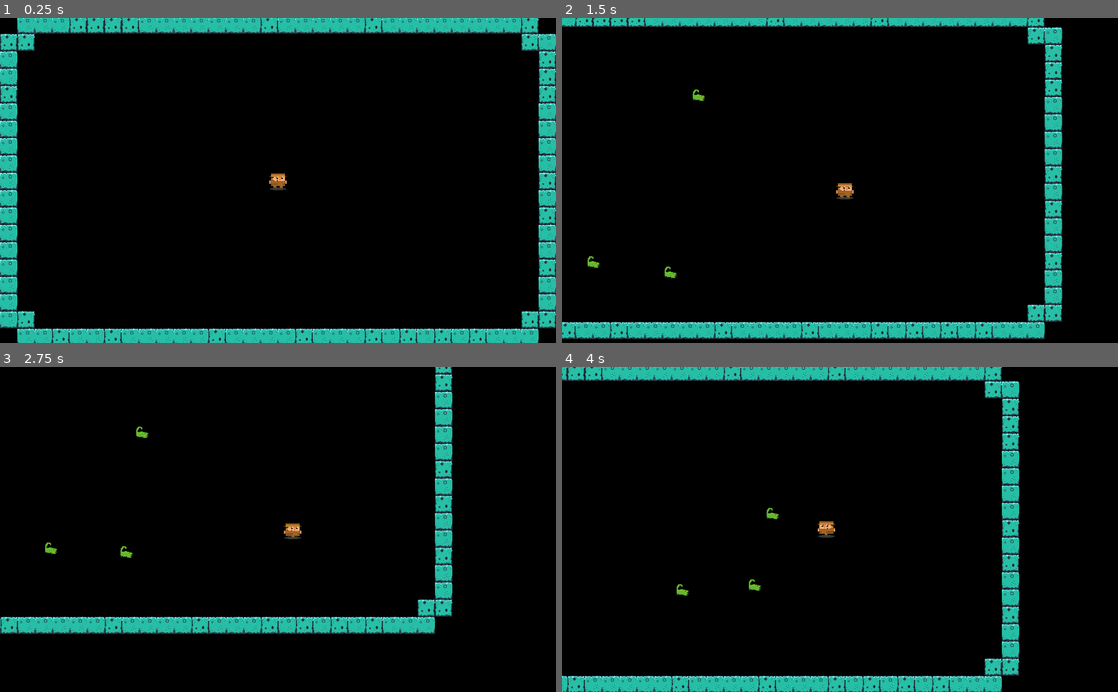
Above: before the commit, frames 1-4 (two rows, left to right).
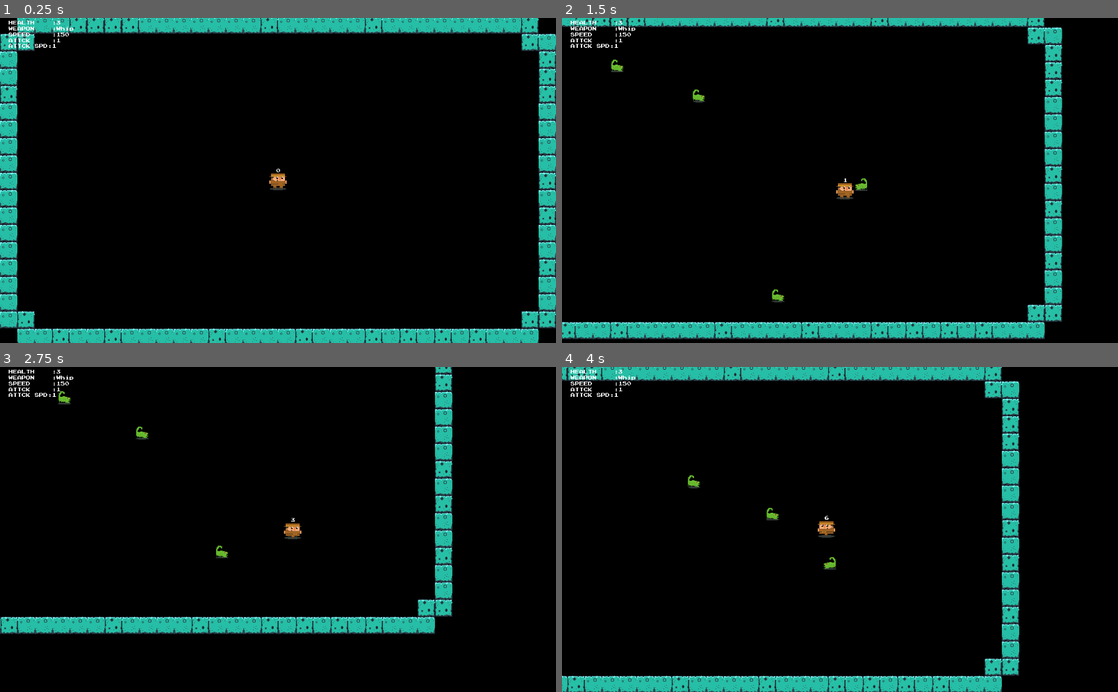
Above: after the commit, the same moments.

Repository: mcerdeira/curse-of-the-rogue
Game: Godot game, scene res://scenes/Main.tscn
Two runs of this game, one before a commit and one after it. Both use one fixed random seed, a clock stepped at 60 frames per second and the inputs below.
Inputs (mouse positions are in pixels of both pictures, inside the frame that each line leads up to):
- Up to frame 1 (0.25 s): no input
- Up to frame 2 (1.5 s): move the mouse to (962, 164) at 0.52 s; press the mouse at (962, 164) at 0.53 s; hold D (right) 0.53-1.28 s; move the mouse to (728, 196) at 1.27 s; release the mouse at (728, 196) at 1.28 s; hold S (down) from 1.28 s (still down); right-click (728, 196) at 1.35 s
- Up to frame 3 (2.75 s): move the mouse to (333, 458) at 2.02 s; release S (down) at 2.03 s; press the mouse at (333, 458) at 2.03 s; hold D (right) from 2.03 s (still down)
- Up to frame 4 (4 s): move the mouse to (812, 594) at 2.77 s; release D (right) at 2.78 s; release the mouse at (812, 594) at 2.78 s; hold W (up) 2.78-3.53 s; right-click (812, 594) at 2.85 s; move the mouse to (1006, 578) at 3.52 s; press the mouse at (1006, 578) at 3.53 s; hold A (left) from 3.53 s (still down)

The runs differ from the first frame. In frame 1, 0.3% of the frame differs, in the area x 1-51%, y 0-48%; in frame 2, 0.6%, in the area x 1-55%, y 0-88%; in frame 3, 0.5%; in frame 4, 0.5%.

Commit message:
HUD and stats and coso

Diff:
--- a/src/scenes/Enemy.gd
+++ b/src/scenes/Enemy.gd
@@ -6,11 +6,13 @@
 var player_chase = null
 
 func _ready():
+	$shadow.visible = false
 	$sprite.animation = "sign"
 	$area.add_to_group("enemies")
 
 func _physics_process(delta):
 	if !iamasign:
+		$shadow.visible = true
 		find_player()
 		enemy_behaviour()
 	else:
--- a/src/scenes/Enemy.tscn
+++ b/src/scenes/Enemy.tscn
@@ -6,6 +6,7 @@
 [ext_resource path="res://sprites/scorpion_spr_2.png" type="Texture" id=4]
 [ext_resource path="res://sprites/warning_sign1.png" type="Texture" id=5]
 [ext_resource path="res://sprites/warning_sign2.png" type="Texture" id=6]
+[ext_resource path="res://sprites/player_shadow.png" type="Texture" id=7]
 
 [sub_resource type="RectangleShape2D" id=1]
 
@@ -30,8 +31,12 @@
 [node name="collider" type="CollisionShape2D" parent="area"]
 shape = SubResource( 1 )
 
+[node name="shadow" type="Sprite" parent="."]
+position = Vector2( 0, 11 )
+scale = Vector2( 0.75, 0.7 )
+texture = ExtResource( 7 )
+
 [node name="sprite" type="AnimatedSprite" parent="."]
 frames = SubResource( 2 )
-animation = "sign"
-frame = 1
+animation = "scorpion"
 playing = true
--- /dev/null
+++ b/src/scenes/HUD.gd
@@ -0,0 +1,8 @@
+extends Node2D
+
+func _physics_process(delta):
+	$hud_weapon.text = str("WEAPON    :") + Global.primary_wheapon
+	$hud_health.text = str("HEALTH    :") + str(Global.health)
+	$hud_speed.text =  str("SPEED     :") + str(Global.speed)
+	$hud_attack.text = str("ATTCK     :") + str(Global.attack)
+	$hud_melee_speed.text = str("ATTCK SPD:") + str(Global.attack_rate)
--- a/src/scenes/Main.tscn
+++ b/src/scenes/Main.tscn
@@ -1,10 +1,56 @@
-[gd_scene load_steps=4 format=2]
+[gd_scene load_steps=7 format=2]
 
 [ext_resource path="res://scenes/Player.tscn" type="PackedScene" id=1]
 [ext_resource path="res://scenes/Wall.tscn" type="PackedScene" id=2]
+[ext_resource path="res://fonts/prstartk.ttf" type="DynamicFontData" id=3]
 [ext_resource path="res://scenes/EnemySpawn.tscn" type="PackedScene" id=4]
+[ext_resource path="res://scenes/HUD.gd" type="Script" id=5]
+
+[sub_resource type="DynamicFont" id=1]
+size = 8
+font_data = ExtResource( 3 )
 
 [node name="Main" type="Node2D"]
+
+[node name="CanvasLayer" type="CanvasLayer" parent="."]
+
+[node name="HUD" type="Node2D" parent="CanvasLayer"]
+position = Vector2( 16, 16 )
+script = ExtResource( 5 )
+
+[node name="hud_weapon" type="Label" parent="CanvasLayer/HUD"]
+margin_right = 96.0
+margin_bottom = 8.0
+custom_fonts/font = SubResource( 1 )
+text = "WEAPON : "
+
+[node name="hud_health" type="Label" parent="CanvasLayer/HUD"]
+margin_top = -11.0
+margin_right = 96.0
+margin_bottom = -3.0
+custom_fonts/font = SubResource( 1 )
+text = "HEALTH : "
+
+[node name="hud_speed" type="Label" parent="CanvasLayer/HUD"]
+margin_top = 11.0
+margin_right = 96.0
+margin_bottom = 19.0
+custom_fonts/font = SubResource( 1 )
+text = "SPEED  : "
+
+[node name="hud_attack" type="Label" parent="CanvasLayer/HUD"]
+margin_top = 22.0
+margin_right = 96.0
+margin_bottom = 30.0
+custom_fonts/font = SubResource( 1 )
+text = "ATTACK : "
+
+[node name="hud_melee_speed" type="Label" parent="CanvasLayer/HUD"]
+margin_top = 32.0
+margin_right = 96.0
+margin_bottom = 40.0
+custom_fonts/font = SubResource( 1 )
+text = "ATT SPD: "
 
 [node name="Player" parent="." instance=ExtResource( 1 )]
 position = Vector2( 512, 303 )
@@ -14,7 +60,7 @@
 [node name="EnemySpawn" parent="." instance=ExtResource( 4 )]
 
 [node name="pos0" type="Position2D" parent="EnemySpawn"]
-position = Vector2( 537, 490 )
+position = Vector2( 496, 536 )
 
 [node name="pos1" type="Position2D" parent="EnemySpawn"]
 position = Vector2( 147, 286 )
@@ -47,10 +93,46 @@
 position = Vector2( 357, 346 )
 
 [node name="pos11" type="Position2D" parent="EnemySpawn"]
-position = Vector2( 714, 302 )
+position = Vector2( 776, 232 )
 
 [node name="pos12" type="Position2D" parent="EnemySpawn"]
 position = Vector2( 294, 490 )
 
 [node name="pos13" type="Position2D" parent="EnemySpawn"]
 position = Vector2( 697, 459 )
+
+[node name="pos14" type="Position2D" parent="EnemySpawn"]
+position = Vector2( 664, 320 )
+
+[node name="pos15" type="Position2D" parent="EnemySpawn"]
+position = Vector2( 232, 368 )
+
+[node name="pos16" type="Position2D" parent="EnemySpawn"]
+position = Vector2( 504, 176 )
+
+[node name="pos17" type="Position2D" parent="EnemySpawn"]
+position = Vector2( 520, 424 )
+
+[node name="pos18" type="Position2D" parent="EnemySpawn"]
+position = Vector2( 136, 168 )
+
+[node name="pos19" type="Position2D" parent="EnemySpawn"]
+position = Vector2( 920, 352 )
+
+[node name="pos20" type="Position2D" parent="EnemySpawn"]
+position = Vector2( 816, 536 )
+
+[node name="pos21" type="Position2D" parent="EnemySpawn"]
+position = Vector2( 240, 232 )
+
+[node name="pos22" type="Position2D" parent="EnemySpawn"]
+position = Vector2( 312, 80 )
+
+[node name="pos23" type="Position2D" parent="EnemySpawn"]
+position = Vector2( 784, 368 )
+
+[node name="pos24" type="Position2D" parent="EnemySpawn"]
+position = Vector2( 720, 64 )
+
+[node name="pos25" type="Position2D" parent="EnemySpawn"]
+position = Vector2( 624, 520 )
--- a/src/scenes/Player.gd
+++ b/src/scenes/Player.gd
@@ -1,18 +1,25 @@
 extends KinematicBody2D
 var movement = Vector2.ZERO
-var life = 3
+var health = 3
 var speed = 150
-var melee_rate_total = 0.7
+var melee_rate_total = 1
 var melee_rate = 0
+var attack = 1
 var whip_inst = null
 var whip = preload("res://scenes/Whip.tscn")
-var primary_wheapon = ""
+var primary_wheapon = "Whip"
 var secondary_wheapon = ""
 
 func _ready():
 	add_to_group("players")
 
 func _physics_process(delta):
+	Global.primary_wheapon = primary_wheapon
+	Global.attack_rate = melee_rate_total
+	Global.attack = attack
+	Global.speed = speed
+	Global.health = health
+
 	var left = Input.is_action_pressed("left")
 	var right = Input.is_action_pressed("right")
 	var down = Input.is_action_pressed("down")
@@ -20,8 +27,11 @@
 	var action1 = Input.is_action_pressed("action1")
 	var action2 = Input.is_action_pressed("action2")
 
+	$lbl_melee.text = str(round(melee_rate * 10))
+
 	if melee_rate >= 0:
 		melee_rate -= 1 * delta
+		melee_rate = max(0, melee_rate)
 
 	var move = (left or right or up or down)
 
--- a/src/scenes/Player.tscn
+++ b/src/scenes/Player.tscn
@@ -10,6 +10,7 @@
 [ext_resource path="res://sprites/playerback_spr_3.png" type="Texture" id=8]
 [ext_resource path="res://sprites/playerback_spr_0.png" type="Texture" id=9]
 [ext_resource path="res://sprites/player_shadow.png" type="Texture" id=10]
+[ext_resource path="res://fonts/prstartk.ttf" type="DynamicFontData" id=11]
 
 [sub_resource type="RectangleShape2D" id=1]
 
@@ -26,6 +27,10 @@
 "speed": 5.0
 } ]
 
+[sub_resource type="DynamicFont" id=3]
+size = 8
+font_data = ExtResource( 11 )
+
 [node name="Player" type="KinematicBody2D"]
 script = ExtResource( 4 )
 
@@ -38,9 +43,18 @@
 
 [node name="sprite" type="AnimatedSprite" parent="."]
 frames = SubResource( 2 )
-frame = 3
+frame = 1
 playing = true
 
 [node name="Camera2D" type="Camera2D" parent="."]
 current = true
 smoothing_enabled = true
+
+[node name="lbl_melee" type="Label" parent="."]
+margin_left = -7.0
+margin_top = -22.0
+margin_right = 9.0
+margin_bottom = -14.0
+custom_fonts/font = SubResource( 3 )
+text = "00"
+align = 1
--- a/src/scenes/Whip.gd
+++ b/src/scenes/Whip.gd
@@ -1,4 +1,5 @@
 extends Area2D
+var hit = false
 
 func _ready():
 	$sprite.speed_scale = 4
@@ -8,5 +9,6 @@
 	queue_free()
 
 func _on_Whip_area_entered(area):
-	if area.is_in_group("enemies"):
+	if !hit and area.is_in_group("enemies"):
+		hit = true
 		area.get_parent().hit()
--- a/src/scripts/Global.gd
+++ b/src/scripts/Global.gd
@@ -7,6 +7,12 @@
 
 var FLOOR_WAVES = [-1, 1, 1, 2, 2, 3, 3, 4]
 var FLOOR_ROOMS = [-1, 2, 3, 4, 5, 6, 6, 7]
+
+var primary_wheapon = ""
+var attack_rate = 0
+var attack = 0
+var speed = 0
+var health = 0
 
 var BOSS_HEADS = {
 	"Pig" : {
Binary file added: src/fonts/prstartk.ttf
Not shown: 1 places in src/scenes/Enemy.tscn that only renumber resources
Not shown: 1 places in src/scenes/Player.tscn that only renumber resources
